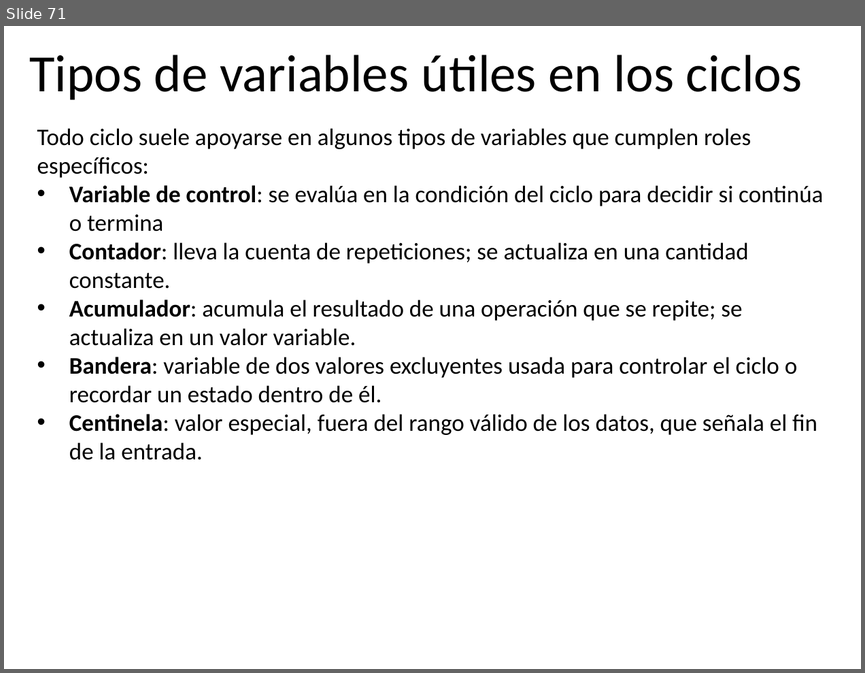
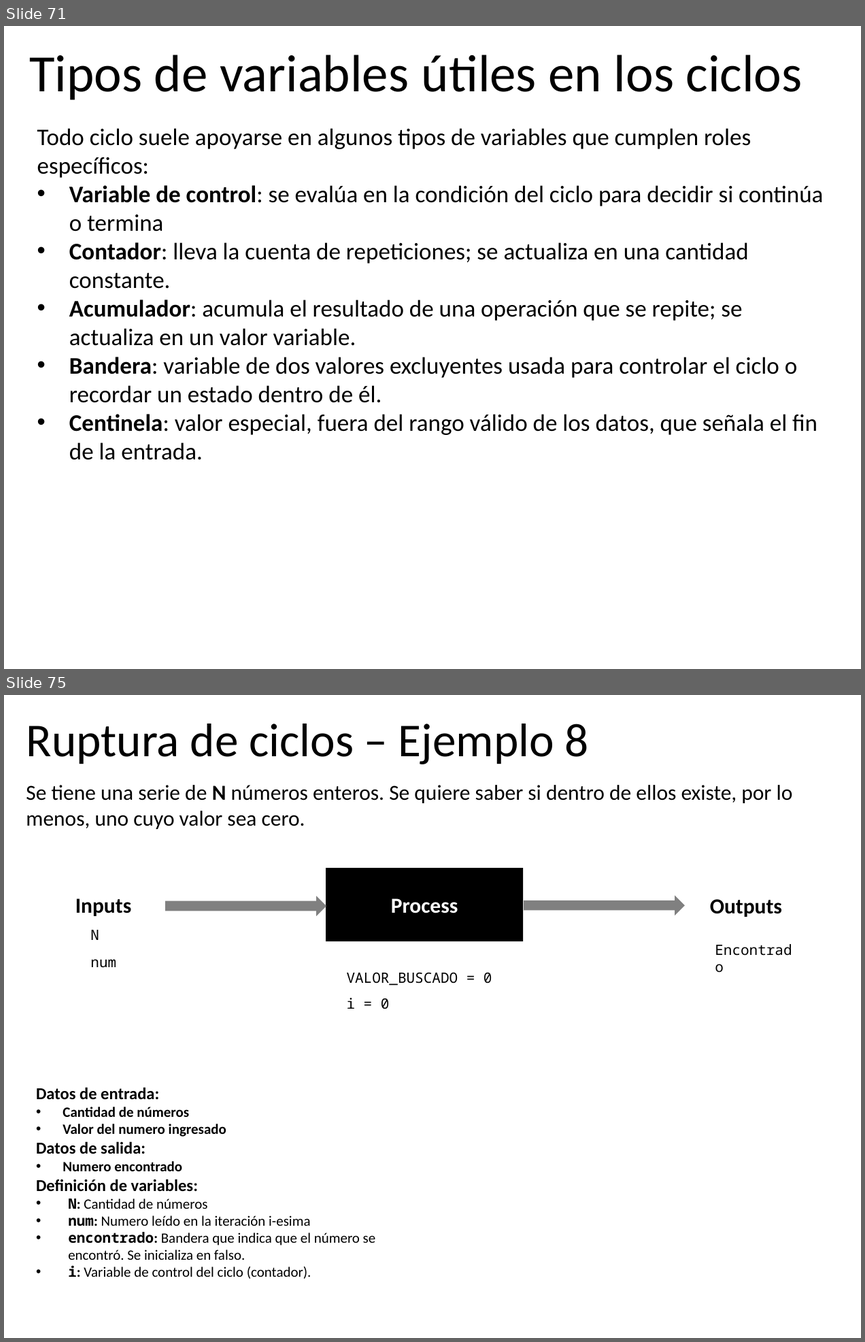
Before and after one commit to algoritmos-UdeA/logica1-20262, a slide deck: clases/7/teoria/clase-07.pptx. Shown one above the other, each under a label of ours: slide 71 before the commit, slides 71 and 75 after it; the slides between them are not shown. The pictures are 865x673 and 865x1342 pixels, drawn with LibreOffice and Linux fonts; fonts in the diff are those of the drawing. Boxes give left, top, right and bottom in pixels: in the first picture for what was removed or moved away, otherwise in the second. Text is boxed around its words. In the diff, an @@ line names an element or a change of style, - is before the commit and + after.

```diff
--- a/clases/7/teoria/clase-07.pptx
+++ b/clases/7/teoria/clase-07.pptx
@@ slide 75 added at (x1=4, y1=695, x2=861, y2=1338), background #FFFFFF @@
@@ title added at (x1=26, y1=724, x2=588, y2=764), 39.6 pt, text #000000 @@
+Ruptura de ciclos – Ejemplo 8
@@ text added at (x1=26, y1=785, x2=793, y2=829), 18 pt, text #000000 @@
+Se tiene una serie de N números enteros. Se quiere saber si dentro de ellos existe, por lo
+menos, uno cuyo valor sea cero.
@@ group added at (x1=75, y1=868, x2=782, y2=942): 2 texts, 2 right arrows, 1 rectangle @@
+Inputs
+Process
+Outputs
@@ text added at (x1=90, y1=930, x2=99, y2=940), 12 pt, text #000000 @@
+N
@@ text added at (x1=706, y1=936, x2=809, y2=962), 12 pt, text #000000 @@
+Encontrado
@@ text added at (x1=90, y1=959, x2=116, y2=968), 12 pt, text #000000 @@
+num
@@ text added at (x1=347, y1=972, x2=492, y2=985), 12 pt, text #000000 @@
+VALOR_BUSCADO = 0
@@ text added at (x1=347, y1=998, x2=390, y2=1008), 12 pt, text #000000 @@
+i = 0
@@ text added at (x1=36, y1=1087, x2=376, y2=1278), 12 pt, text #000000 @@
+Datos de entrada:
+• Cantidad de números
+• Valor del numero ingresado
+Datos de salida:
+• Numero encontrado
+Definición de variables:
+• N: Cantidad de números
+• num: Numero leído en la iteración i-esima
+• encontrado: Bandera que indica que el número se encontró. Se inicializa en falso.
+• i: Variable de control del ciclo (contador).
```
Also in this commit, not shown: 21 slides changed, 13 other slides added, 13 other files.
